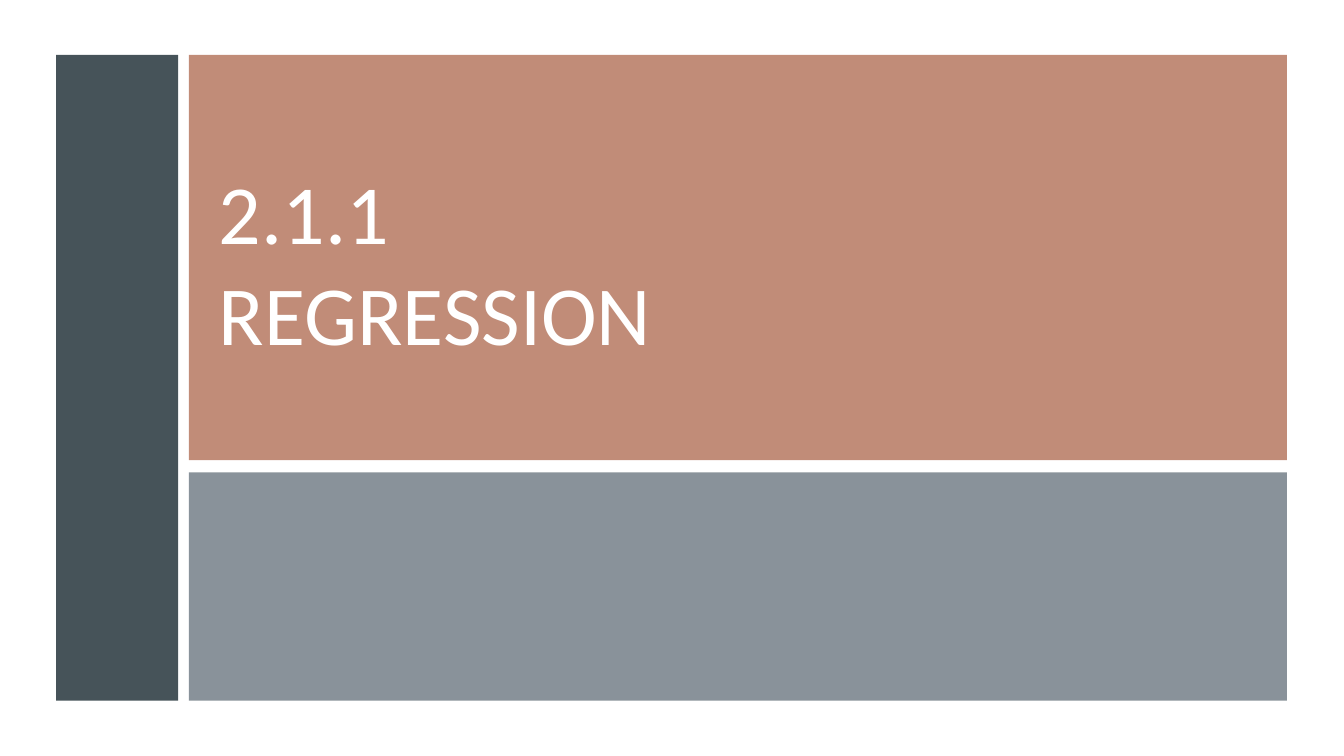
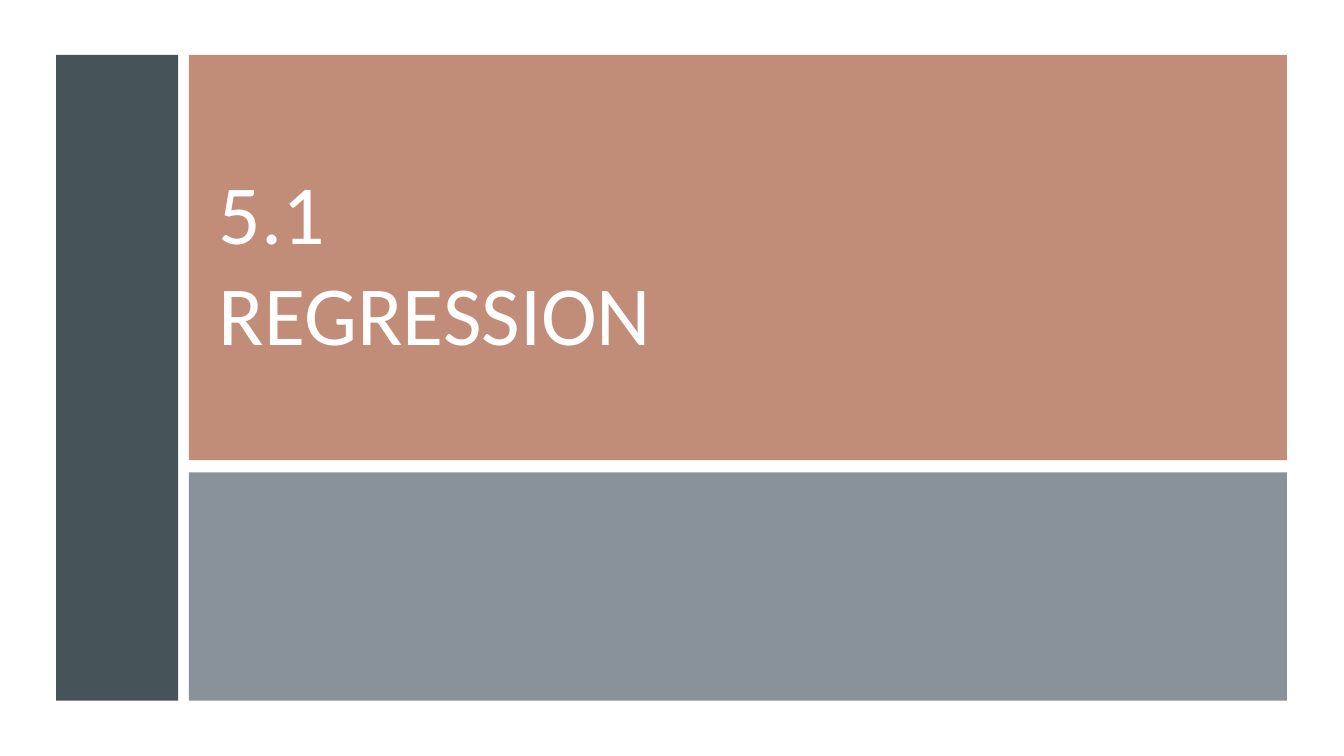
Before and after one commit to gisynw/geog-247, a slide deck: slide 2 of docs/Lectures/Week05/Week05_MultipleRegression.pptx. Drawn at 1344x756 pixels with LibreOffice and Linux fonts; fonts in the diff are those of the drawing. Boxes give left, top, right and bottom in pixels: in the first picture for what was removed or moved away, otherwise in the second. Text is boxed around its words. In the diff, an @@ line names an element or a change of style, - is before the commit and + after.

Commit message:
update lecture 05

```diff
--- a/docs/Lectures/Week05/Week05_MultipleRegression.pptx
+++ b/docs/Lectures/Week05/Week05_MultipleRegression.pptx
@@ title at bbox=[219, 190, 651, 346]: text changed @@
-2.1.1
-REGRESSION
+5.1
+REGRESSION
```
Also in this commit, not shown: 16 slides added, 2 slides removed, 11 other files.
